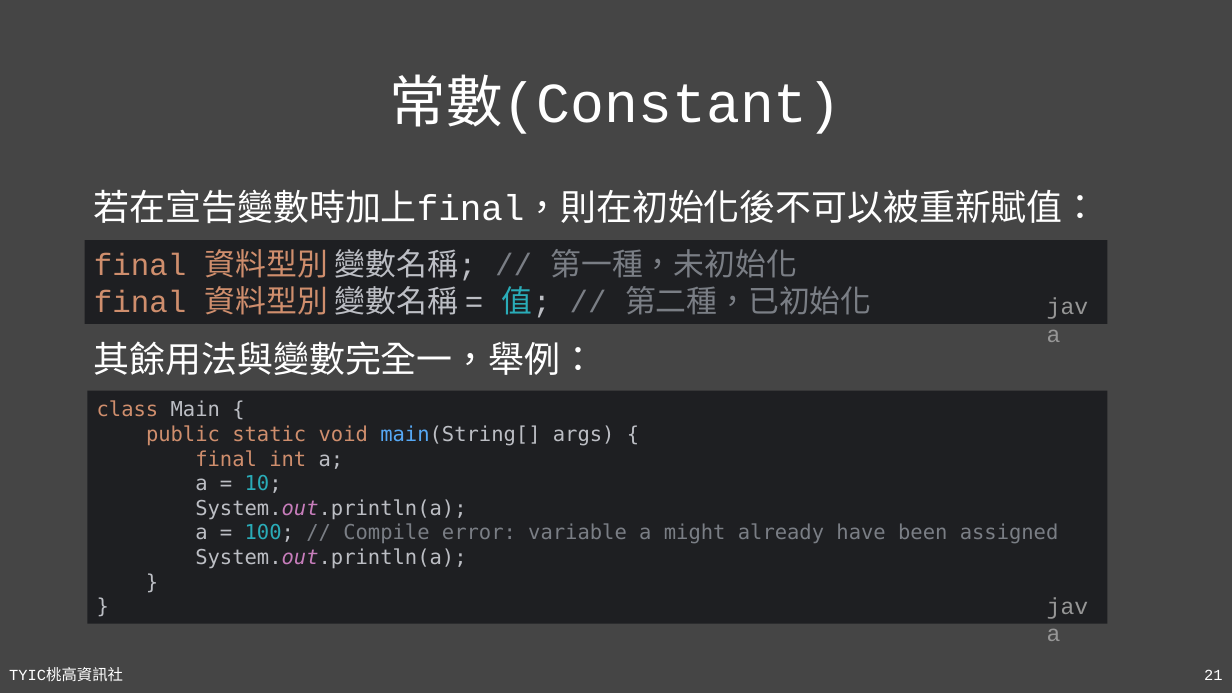
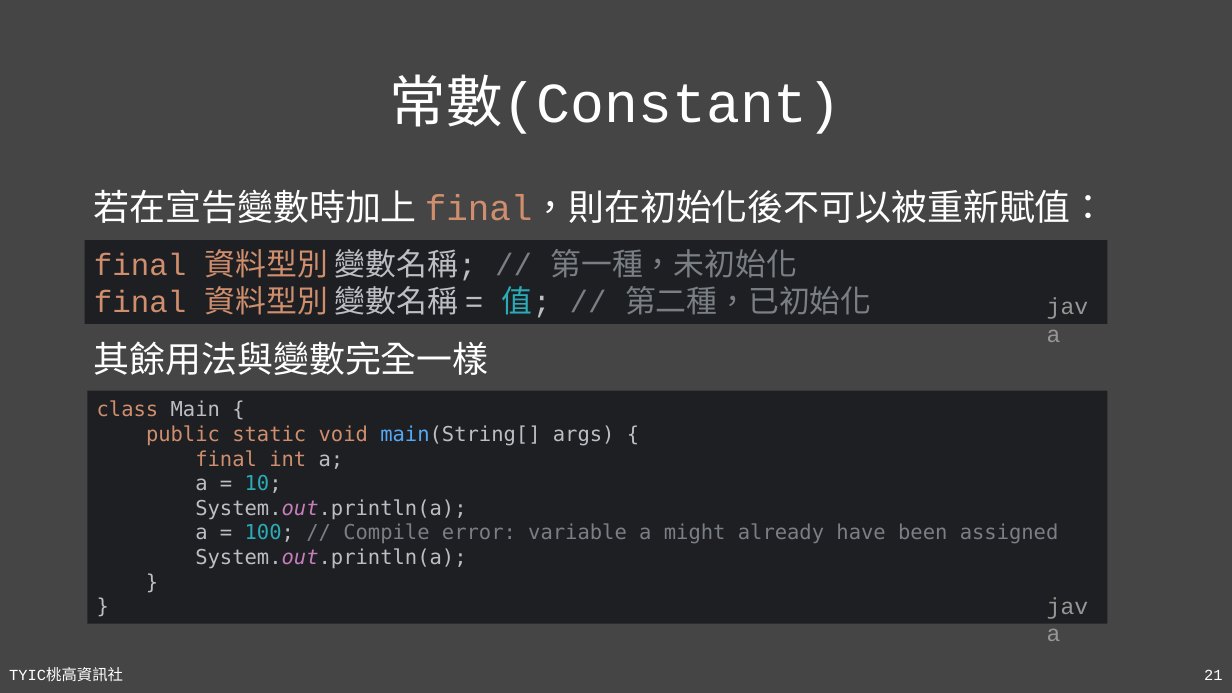
Before and after one commit to TYSHIC/slides, a slide deck: slide 21 of powerpoint/04_初探Java.pptx. Drawn at 1232x693 pixels with LibreOffice and Linux fonts; fonts in the diff are those of the drawing. Boxes give left, top, right and bottom in pixels: in the first picture for what was removed or moved away, otherwise in the second. Text is boxed around its words. In the diff, an @@ line names an element or a change of style, - is before the commit and + after.

```diff
--- a/powerpoint/04_初探Java.pptx
+++ b/powerpoint/04_初探Java.pptx
@@ text at (94, 189, 1107, 223): spaces changed @@
-若在宣告變數時加上final，則在初始化後不可以被重新賦值：
+若在宣告變數時加上 final，則在初始化後不可以被重新賦值：
@@ text at (94, 341, 489, 375): text changed @@
-其餘用法與變數完全一，舉例：
+其餘用法與變數完全一樣
```
Also in this commit, not shown: 14 other slides changed, 6 slides added, 2 slides removed, 7 other files.
